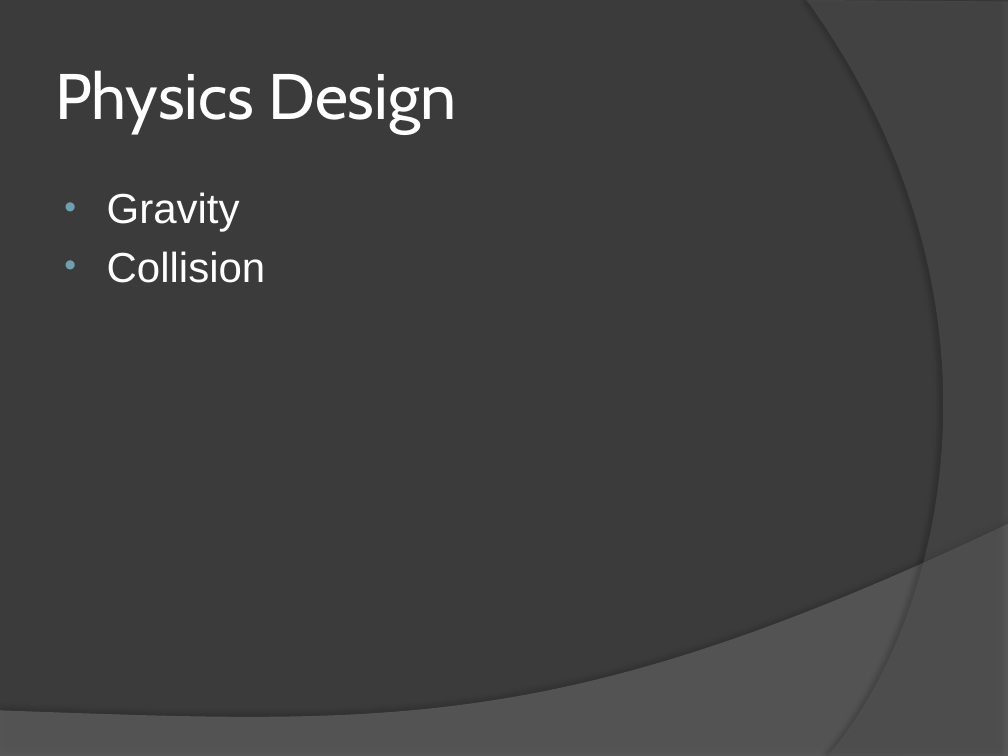
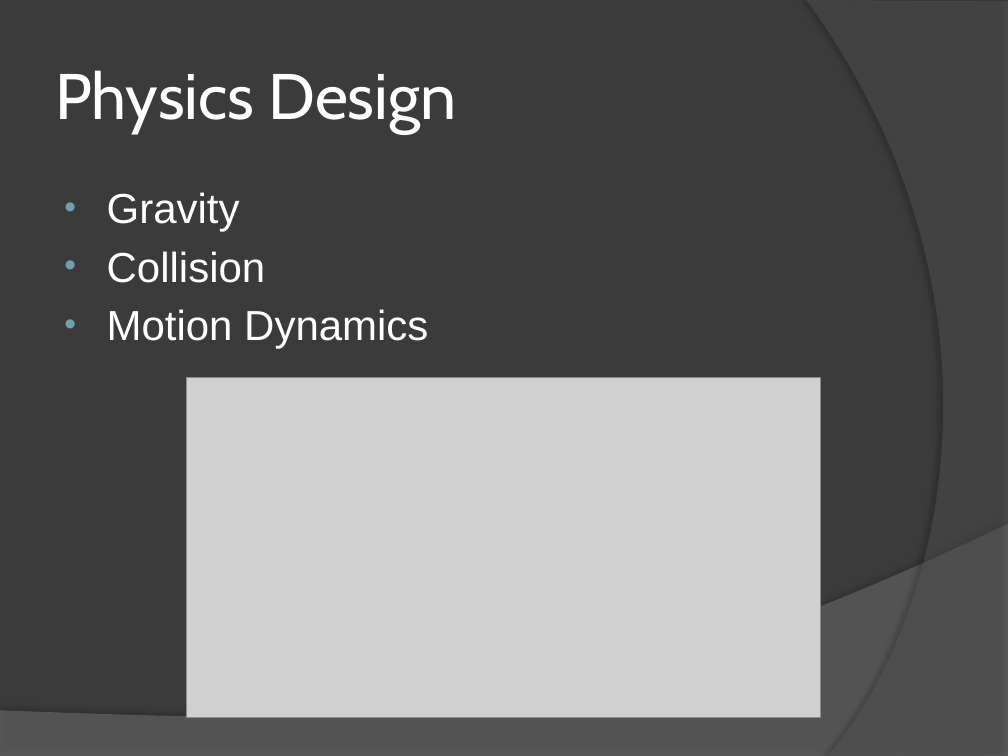
Before and after one commit to everescent/drqst, a slide deck: slide 8 of Pre-Production/D-Sync.pptx. Drawn at 1008x756 pixels with LibreOffice and Linux fonts; fonts in the diff are those of the drawing; grey boxes stand for pictures. Boxes give left, top, right and bottom in pixels: in the first picture for what was removed or moved away, otherwise in the second. Text is boxed around its words. In the diff, an @@ line names an element or a change of style, - is before the commit and + after.

```diff
--- a/Pre-Production/D-Sync.pptx
+++ b/Pre-Production/D-Sync.pptx
@@ text at [107, 309, 428, 349]: paragraph added @@
+• Motion Dynamics
@@ picture added at [186, 378, 821, 717] @@
```
Also in this commit, not shown: 6 other slides changed, 3 slides added, 1 slide removed.
